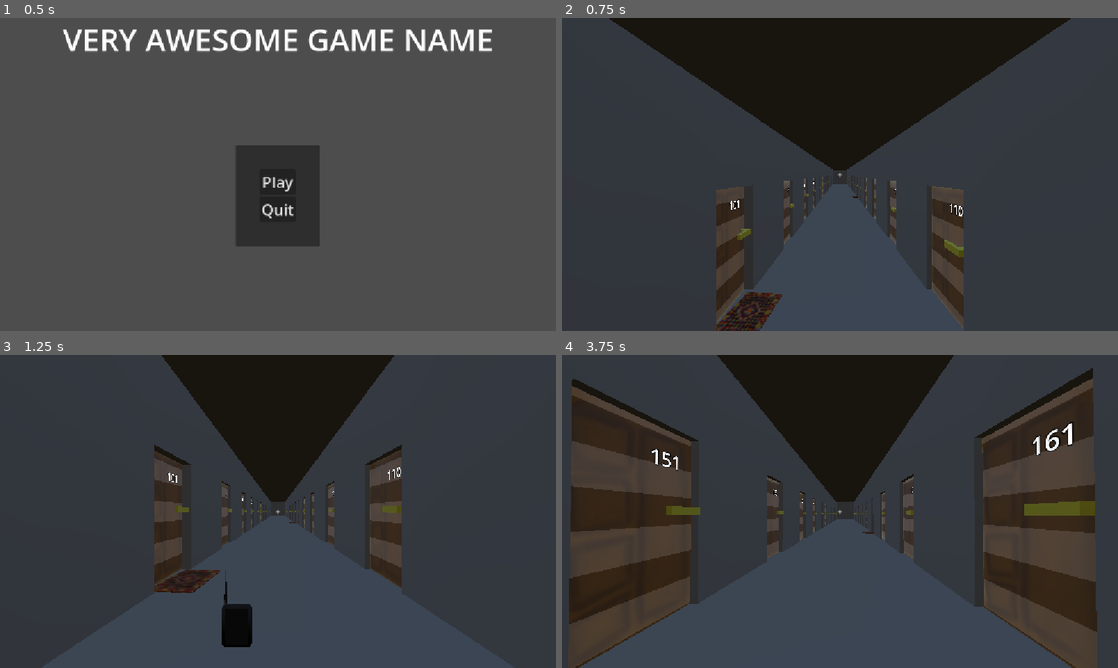
Above: before the commit, frames 1-4 (two rows, left to right).
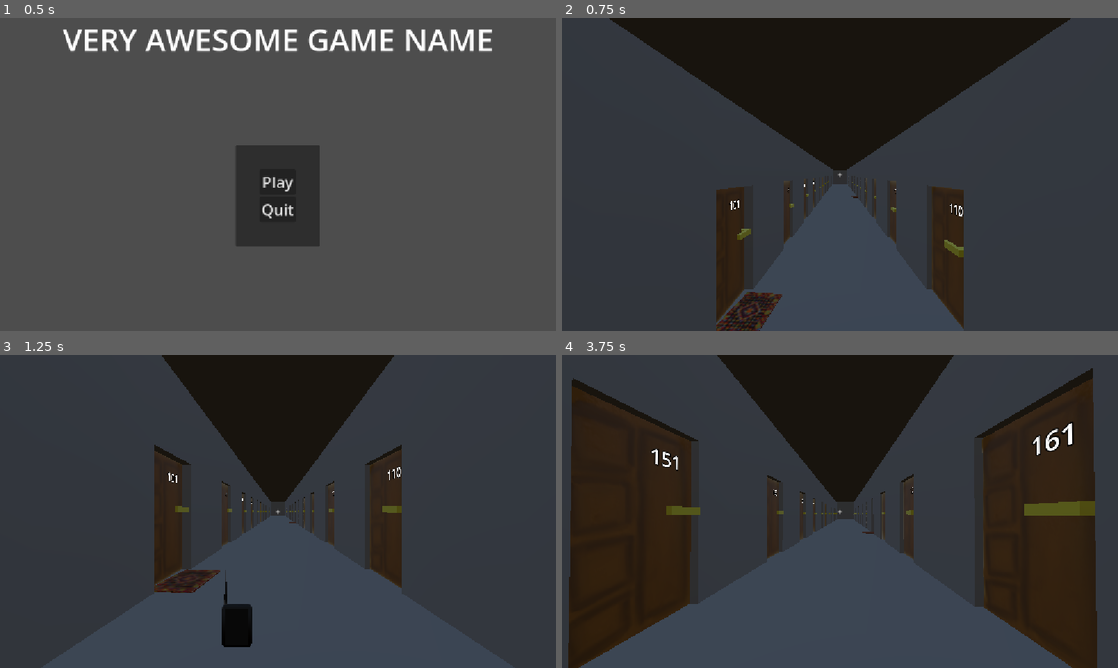
Above: after the commit, the same moments.

Repository: Krikmann/MachineGhost
Game: Godot game, scene res://Content/Menus/MainMenu/main_menu.tscn
The game is run twice, just before and just after one commit, with the same random seed, the same clock (stepped at 60 frames per second) and the same inputs.
Inputs (mouse positions are in pixels of both pictures, inside the frame that each line leads up to):
- Up to frame 1 (0.5 s): no input
- Up to frame 2 (0.75 s): click "Play" at 0.5 s
- Up to frame 3 (1.25 s): no input
- Up to frame 4 (3.75 s): move the mouse to (867, 511) at 1.27 s; hold E (interact) 1.28-2.03 s; hold W (up) from 1.28 s (still down); tap Space (jump) at 1.52, 2.27 s; move the mouse to (812, 511) at 2.02 s; tap F (sb_voice) at 2.1, 3.6 s; move the mouse to (851, 505) at 2.77 s; hold E (interact) 2.78-3.53 s; move the mouse to (834, 517) at 3.52 s

Frame 1 is identical in both runs. In frame 2, 2.4% of the frame differs, in the area x 27-73%, y 50-100%; in frame 3, 2.1%; in frame 4, 16%, in the area x 1-97%, y 7-100%.

Commit message:
door overlay mat removed

Diff:
--- a/ghost-machine/Objects/Door/door.tscn
+++ b/ghost-machine/Objects/Door/door.tscn
@@ -2,15 +2,6 @@
 
 [ext_resource type="Script" uid="uid://bt36svb0qkfyq" path="res://Objects/Door/door.gd" id="1_xnqow"]
 [ext_resource type="PackedScene" uid="uid://dix5xjw7vjsxd" path="res://Objects/Door/uks.glb" id="2_yh2pu"]
-[ext_resource type="Shader" uid="uid://exsoc8831120" path="res://Objects/InteractionSystem/HoverOverlay.tres" id="3_c24xa"]
-
-[sub_resource type="ShaderMaterial" id="ShaderMaterial_yh2pu"]
-render_priority = 0
-shader = ExtResource("3_c24xa")
-shader_parameter/Color = Color(0.35156304, 0.35156283, 0.35156286, 1)
-shader_parameter/Speed = Vector2(0, 0.03)
-shader_parameter/Num_of_Lines = 120.0
-shader_parameter/Line_Thickness = -10.0
 
 [sub_resource type="BoxShape3D" id="BoxShape3D_c24xa"]
 size = Vector3(1.7, 3, 0.3)
@@ -27,11 +18,10 @@
 
 [node name="Cube_001" parent="DoorAnchor/uks" index="1" unique_id=1534890597]
 layers = 3
-material_overlay = SubResource("ShaderMaterial_yh2pu")
 
 [node name="Label3D" type="Label3D" parent="DoorAnchor" unique_id=1058341734]
 transform = Transform3D(1, 0, 0, 0, 1, 0, 0, 0, 1, 1.226, 2.5200002, 0.11000003)
-text = "283"
+text = "0"
 font_size = 64
 
 [node name="CollisionShape3D" type="CollisionShape3D" parent="." unique_id=106703506]
--- a/ghost-machine/Objects/Door/special_door.tscn
+++ b/ghost-machine/Objects/Door/special_door.tscn
@@ -2,15 +2,6 @@
 
 [ext_resource type="Script" uid="uid://cl1hxdyxp53a4" path="res://Objects/Door/special_door.gd" id="1_qtc24"]
 [ext_resource type="PackedScene" uid="uid://dix5xjw7vjsxd" path="res://Objects/Door/uks.glb" id="2_2uq1d"]
-[ext_resource type="Shader" uid="uid://exsoc8831120" path="res://Objects/InteractionSystem/HoverOverlay.tres" id="3_osu5e"]
-
-[sub_resource type="ShaderMaterial" id="ShaderMaterial_c24xa"]
-render_priority = 0
-shader = ExtResource("3_osu5e")
-shader_parameter/Color = Color(0.35156304, 0.35156283, 0.35156286, 1)
-shader_parameter/Speed = Vector2(0, 0.03)
-shader_parameter/Num_of_Lines = 120.0
-shader_parameter/Line_Thickness = -10.0
 
 [sub_resource type="BoxShape3D" id="BoxShape3D_v36i1"]
 size = Vector3(1.7, 3, 0.3)
@@ -27,7 +18,6 @@
 
 [node name="Cube_001" parent="DoorAnchor/uks" index="1" unique_id=1534890597]
 layers = 3
-material_overlay = SubResource("ShaderMaterial_c24xa")
 
 [node name="Label3D" type="Label3D" parent="DoorAnchor" unique_id=879640420]
 transform = Transform3D(1, 0, 0, 0, 1, 0, 0, 0, 1, 1.226, 2.5200002, 0.11000003)
